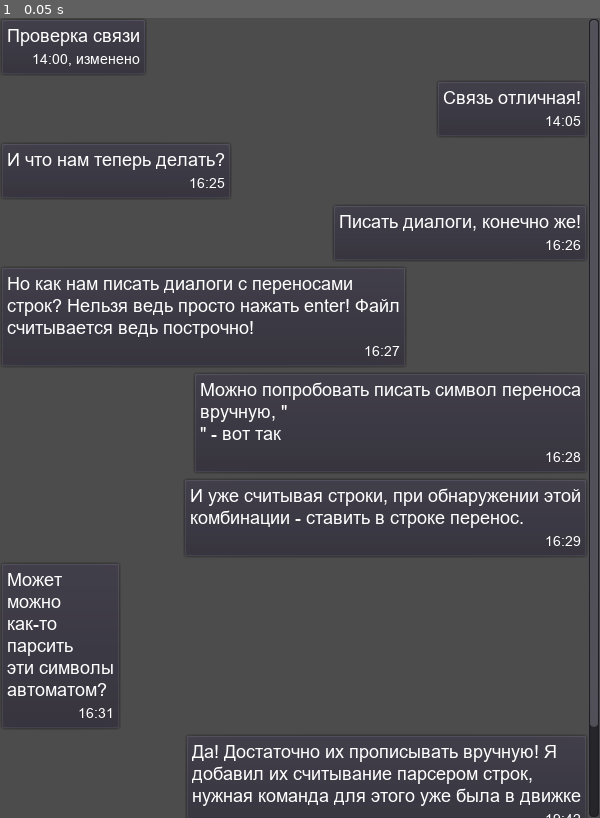
Above: before the commit, frame 1.
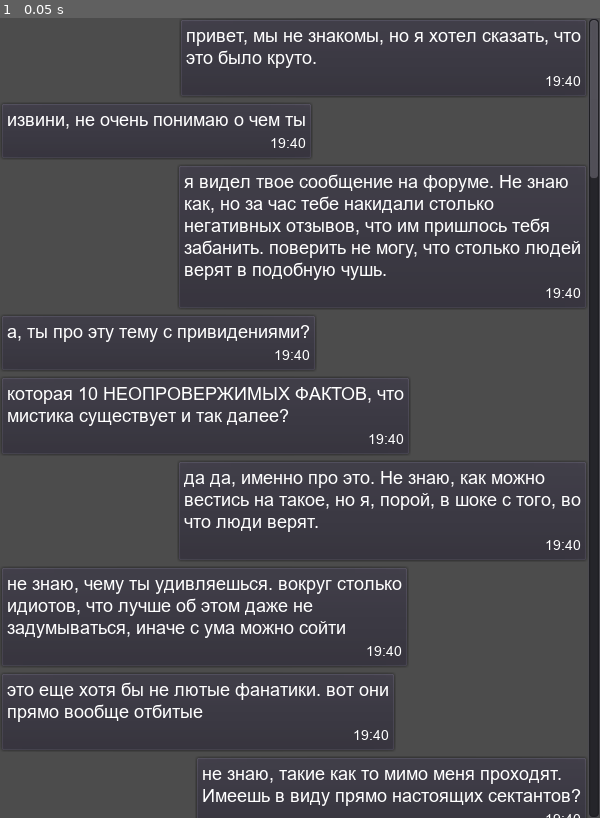
Above: after the commit, the same moment.

Repository: LeshaLukash/The-Chat-Prototype
Game: Godot game, scene res://main.tscn
The game is run twice, just before and just after one commit, with the same random seed, the same clock (stepped at 60 frames per second) and the same inputs. Before the commit the project starts from res://chat.tscn.
Inputs:
- Up to frame 1 (0.05 s): no input

The runs differ from the first frame. In frame 1, 13% of the frame differs, in the area x 0-100%, y 1-100%.
Error after the commit: Attempt to call function 'get_nodes_in_group' in base 'null instance' on a null instance. (res://chat.gd:64)

Commit message:
Game
Исправил несколько параметров проекта, добавил реализацию первого чата игры

Diff:
--- a/chat.gd
+++ b/chat.gd
@@ -16,36 +16,40 @@
 	load_chat(chat_text_file)
 
 
+# Загрузить чат из текстового файла, расположенного по пути chat_text_file
+# Первой строкой идёт текст сообщения
+# Второй - параметры сообщения
 func load_chat(file_path: String = chat_text_file) -> void:
 	clear_chat()
 	var f = File.new()
 
 	if not f.file_exists(file_path):
-		print("Файл %s отсутствует!" %file_path)
+		printerr("Файл %s отсутствует!" %file_path)
 		return
 
+	# Извлекаем данные из файла
 	f.open(file_path, File.READ)
+	while f.get_position() < f.get_len():
+		# Считываем строку сообщения с учётом escape sequence's
+		var msg_line: String = f.get_line().c_unescape()
 
-
-	# Извлекаем данные из файла
-	while f.get_position() < f.get_len():
-		var msg_line: String = f.get_line().c_unescape()
-		print(msg_line)
 		# Если не хватает строки с параметрами - сбрасываем чат
 		if f.eof_reached():
 			clear_chat()
-			print("Ошибка при чтении файла %s - вероятно, он не полон!" %file_path)
+			printerr("Ошибка при чтении файла %s - вероятно, он не полон!" %file_path)
 			return
 
+		# Считываем строку с параметрами сообщения
 		var params_line: String = f.get_line()
 		var msg_params: Array = get_params(params_line)
 
 		# Если строка с параметрами имеет не три параметра - сбрасыываем чат
 		if msg_params.size() != PARAMS_COUNT:
 			clear_chat()
-			print("Ошибка при чтении файла %s - вероятно, он не полон!" %file_path)
+			printerr("Ошибка при чтении файла %s - вероятно, он не полон!" %file_path)
 			return
 
+		# Добавляем сообщение
 		var msg = m.instance()
 		msg.add_to_group(GROUP_MESSAGES)
 		msg.init_message(msg_line, msg_params)
--- a/main.tscn
+++ b/main.tscn
@@ -9,3 +9,5 @@
 theme = ExtResource( 1 )
 
 [node name="Chat" parent="." instance=ExtResource( 2 )]
+follow_focus = true
+chat_text_file = "res://chats/first.txt"
--- a/project.godot
+++ b/project.godot
@@ -21,13 +21,14 @@
 [application]
 
 config/name="The Chat Prototype"
-run/main_scene="res://chat.tscn"
+run/main_scene="res://main.tscn"
 config/icon="res://icon.png"
 
 [display]
 
 window/size/width=600
 window/size/height=800
+window/handheld/orientation="portrait"
 window/stretch/mode="2d"
 window/stretch/aspect="keep_width"
 
Not shown, added: chats/first.txt
